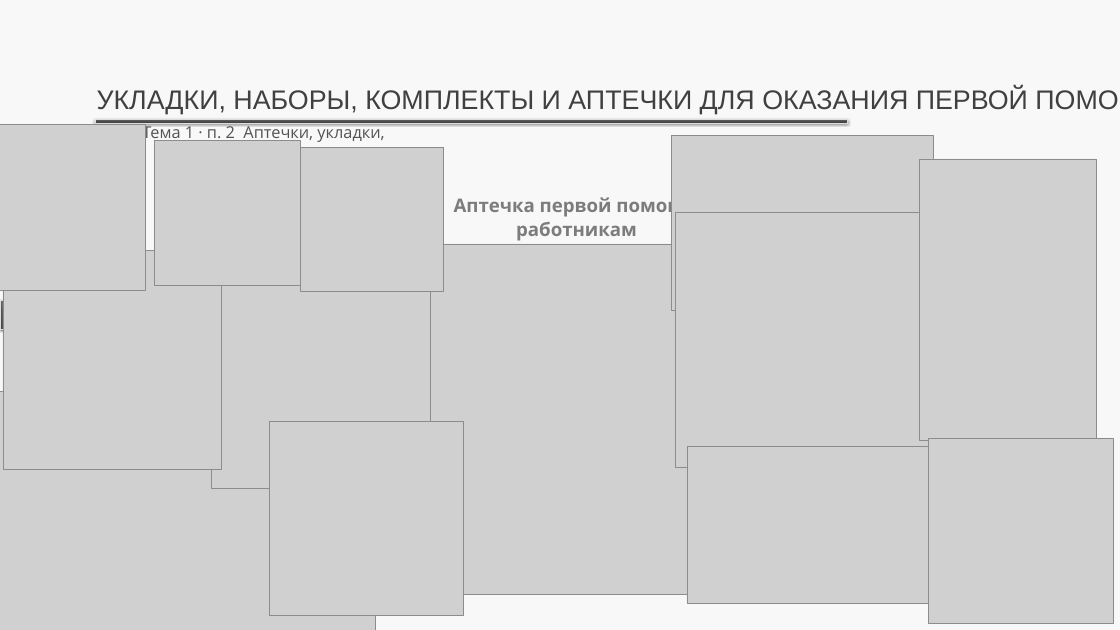
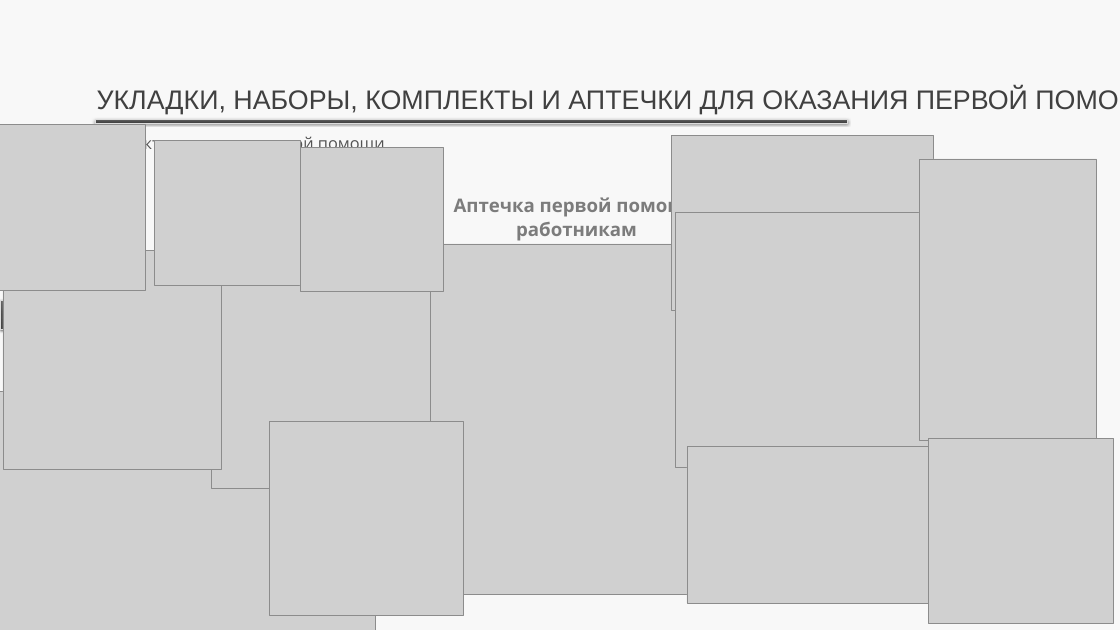
Before and after one commit to lysakalenushka-hash/-, a slide deck: slide 4 of first_aid_tema1_numbered/2_Современные_аптечки_укладки_комплекты_и_наборы.pptx. Drawn at 1120x630 pixels with LibreOffice and Linux fonts; fonts in the diff are those of the drawing; grey boxes stand for pictures. Boxes give left, top, right and bottom in pixels: in the first picture for what was removed or moved away, otherwise in the second. Text is boxed around its words. In the diff, an @@ line names an element or a change of style, - is before the commit and + after.

```diff
--- a/first_aid_tema1_numbered/2_Современные_аптечки_укладки_комплекты_и_наборы.pptx
+++ b/first_aid_tema1_numbered/2_Современные_аптечки_укладки_комплекты_и_наборы.pptx
@@ text at (x1=106, y1=134, x2=385, y2=154): text changed @@
-Тема 1 · п. 2 Аптечки, укладки, комплекты и наборы
+Аспекты оказания первой помощи
```
Also in this commit, not shown: 2 other slides changed, 6 other files.
